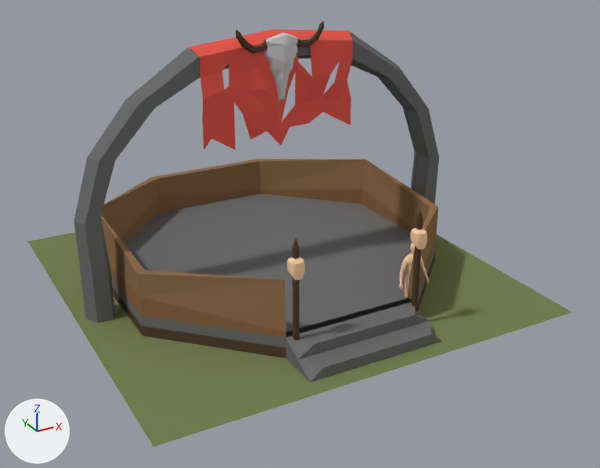
The Blender file 3D Models/Barracks(Aswang).blend, before and after one commit.
One viewpoint serves both versions: a 50 mm lens placed at (-8.46, -16.6, 9.24), pointed at (0.16, -0.92, 1.4). The axes (+X, +Y, +Z) are drawn at lower left. The lights are the same throughout.

Before the edit, the objects in view are built like this:
```python
me_cube = bpy.data.meshes.new('Cube')
me_cube.from_pydata(...)  # 696 vertices, 694 faces; spans x -0.39..0.39, y -0.14..0.13, z 0.0..1.78
me_cube.polygons.foreach_set('use_smooth', [True] * 694)
me_cube.materials.append(mat_skin)  # beige #f8cfa4
me_cube_003 = bpy.data.meshes.new('Cube.003')
me_cube_003.from_pydata(...)  # 42 vertices, 40 faces; spans x 0.0..5.59, y -0.38..0.38, z -1.0..5.0
me_cube_003.materials.append(mat_stone)  # dark grey #6e6e6e
me_grid_010 = bpy.data.meshes.new('Grid.010')
me_grid_010.from_pydata(...)  # 100 vertices, 81 faces; spans x -1.0..1.0, y -1.0..1.0, z 0.0
me_grid_010.materials.append(mat_grass)  # green #788154
ob_body = bpy.data.objects.new('Body', me_cube)
ob_body.location = (1.69, -3.31, 0.0)
ob_cube = bpy.data.objects.new('Cube', me_cube_003)
ob_cube.location = (0.0, 0.06, 1.0)
ob_cube.scale = (0.857, 0.857, 1.0)
_m = ob_cube.modifiers.new('Mirror', 'MIRROR')
_m.use_clip = True
ob_grid = bpy.data.objects.new('Grid', me_grid_010)
ob_grid.location = (0.0, 0.0, 0.0)
ob_grid.scale = (5.0, 5.0, 5.0)
# also in view: 'Efigy' at (-1.47, -3.74, 1.62); 'Plane' at (0.0, -0.46, 5.31); 'Efigy.002' at (1.47, -3.74, 1.62); 'Octgon' at (0.0, -0.16, 0.91); 'Banner' at (0.0, -0.19, 4.7)
```
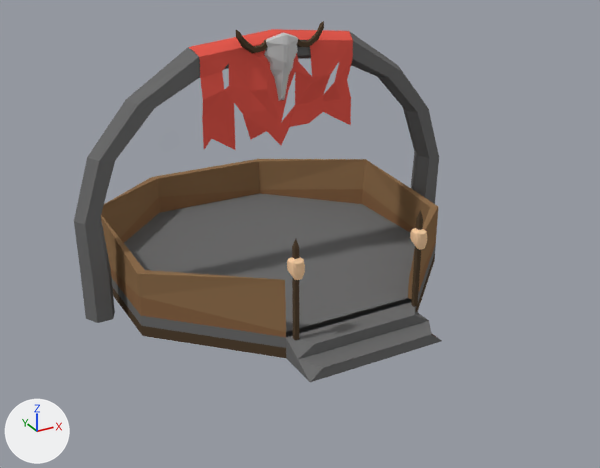
What differs and where, as boxes (x1, y1, x2, y2) in the pictures (600 x 468 px):
'Grid', deleted (green): before (28, 232, 572, 447)
'Body', deleted: before (399, 243, 429, 314)

What changed in the scene script:
```text
Remove ob_body:
    ob_body = bpy.data.objects.new('Body', me_cube)
    ob_body.location = (1.69, -3.31, 0.0)
Remove ob_grid:
    ob_grid = bpy.data.objects.new('Grid', me_grid_010)
    ob_grid.location = (0.0, 0.0, 0.0)
    ob_grid.scale = (5.0, 5.0, 5.0)
```
